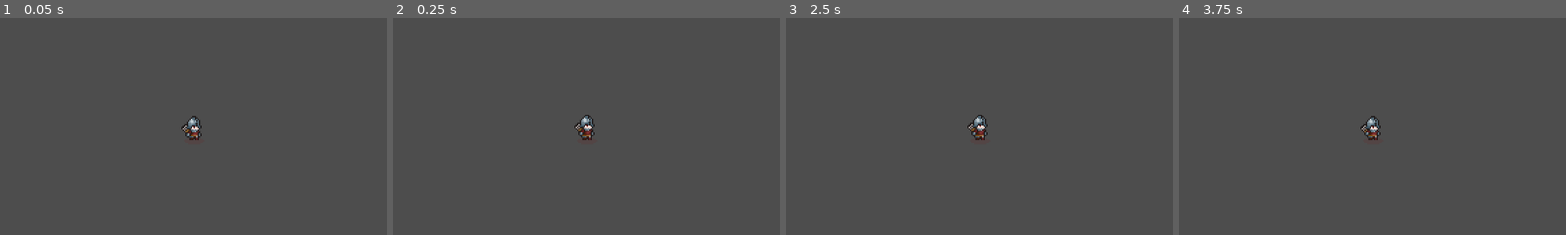
Above: before the commit, frames 1-4 (left to right).
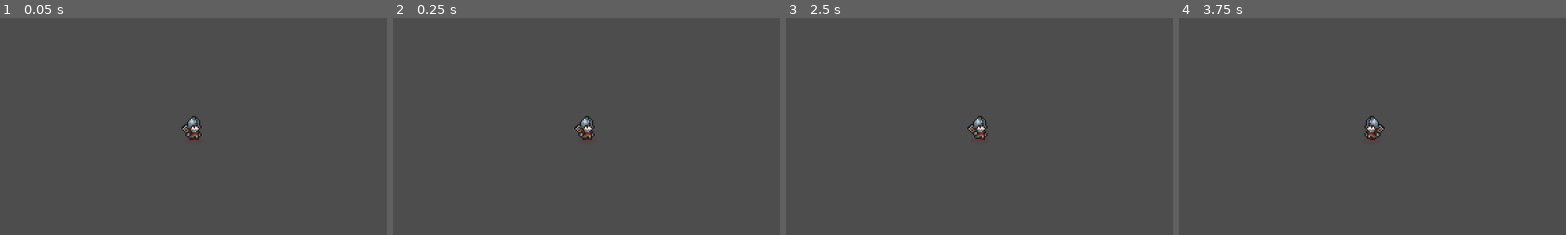
Above: after the commit, the same moments.

Repository: achemine/first_true_game
Game: Godot game, scene res://scenes/character_body_2d.tscn
Two runs of this game, one before a commit and one after it. Both use one fixed random seed, a clock stepped at 60 frames per second and the inputs below.
Inputs (mouse positions are % of the whole screen's width and height, from its top left):
- Up to frame 1 (0.05 s): no input
- Up to frame 2 (0.25 s): no input
- Up to frame 3 (2.5 s): tap Enter at 0.5, 2 s; move the mouse to (72, 45) at 0.52 s; hold D (right) 0.53-1.28 s; click (72, 45) at 0.6 s; tap Space at 1.25 s; move the mouse to (30, 55) at 1.27 s; hold S (down) 1.28-2.03 s; click (30, 55) at 1.35 s; move the mouse to (60, 28) at 2.02 s; hold D (right) from 2.03 s (still down); click (60, 28) at 2.1 s
- Up to frame 4 (3.75 s): tap Space at 2.75 s; move the mouse to (45, 70) at 2.77 s; release D (right) at 2.78 s; hold W (up) 2.78-3.53 s; click (45, 70) at 2.85 s; tap Enter at 3.5 s; move the mouse to (80, 65) at 3.52 s; hold A (left) from 3.53 s (still down); click (80, 65) at 3.6 s
The pictures show only the part of the screen within x 25-75%, y 24-74%; the shares and areas given below are measured in that part.

Frame 1 is identical in both runs. In frame 2, 0.2% of the frame differs, in the area x 46-53%, y 44-55%; in frame 3, 0.3%; in frame 4, 0.3%, in the area x 46-54%, y 45-57%.

Commit message:
pre-v0
added mouvement mecanic and simple animations ( still bugged)

Diff:
--- a/new-game-project/project.godot
+++ b/new-game-project/project.godot
@@ -10,7 +10,7 @@
 
 [application]
 
-config/name="New Game Project"
+config/name="true game"
 run/main_scene="uid://fyyoe5vf3xm1"
 config/features=PackedStringArray("4.5", "Mobile")
 config/icon="res://icon.svg"
--- /dev/null
+++ b/new-game-project/scenes/character_body_2d.gd
@@ -0,0 +1,39 @@
+extends CharacterBody2D
+
+@onready var animation_player = $player_animation
+@export var speed = 100
+
+
+func get_input():
+	var input_direction = Input.get_vector("left", "right", "up", "down")
+	var last_direction = Vector2.ZERO
+
+	#movement and flipping the caracter
+	if input_direction != Vector2.ZERO:
+		velocity = input_direction * speed
+		last_direction = input_direction
+		if last_direction.x < 0:
+			animation_player.flip_h = true
+		elif last_direction.x == 0 && animation_player.flip_h :
+			animation_player.flip_h = true
+		else:
+			animation_player.flip_h = false
+
+	else:
+		velocity = Vector2.ZERO
+	velocity = input_direction * speed
+func _physics_process(_delta):
+	get_input()
+	move_and_slide()
+
+	#animation
+	if  velocity != Vector2.ZERO :
+		if Input.is_action_just_pressed("attack"):
+			animation_player.play("attack_right")
+		else:
+			animation_player.play("run_right")
+	else:
+		if Input.is_action_just_pressed("attack"):
+			animation_player.play("attack_right")
+		else:
+			animation_player.play("idle_right")
--- a/new-game-project/scenes/character_body_2d.tscn
+++ b/new-game-project/scenes/character_body_2d.tscn
@@ -1,6 +1,6 @@
 [gd_scene load_steps=54 format=3 uid="uid://fyyoe5vf3xm1"]
 
-[ext_resource type="Script" uid="uid://lpi4dwqsr2s7" path="res://scripts/player_animation.gd" id="1_g2brh"]
+[ext_resource type="Script" uid="uid://c0r18h3f1reop" path="res://scenes/character_body_2d.gd" id="1_dn4c7"]
 [ext_resource type="Texture2D" uid="uid://wohcy5vr8w4g" path="res://assets/player/soldier_left.png" id="2_dn4c7"]
 [ext_resource type="Texture2D" uid="uid://13lyjbhqtedh" path="res://assets/player/Soldier_right.png" id="3_4vejd"]
 
@@ -384,16 +384,15 @@
 }]
 
 [sub_resource type="CircleShape2D" id="CircleShape2D_g4blw"]
-radius = 5.0
+radius = 4.0
 
 [node name="player" type="CharacterBody2D"]
-script = ExtResource("1_g2brh")
+script = ExtResource("1_dn4c7")
 
 [node name="player_animation" type="AnimatedSprite2D" parent="."]
 sprite_frames = SubResource("SpriteFrames_abs25")
 animation = &"idle_right"
 autoplay = "idle_right"
-frame_progress = 0.90955096
 
 [node name="CollisionShape2D" type="CollisionShape2D" parent="."]
 position = Vector2(0, 2)
@@ -401,3 +400,5 @@
 
 [node name="Camera2D" type="Camera2D" parent="."]
 zoom = Vector2(2, 2)
+
+[connection signal="animation_finished" from="player_animation" to="." method="_on_player_animation_animation_finished"]
--- a/new-game-project/scenes/lobby.tscn
+++ b/new-game-project/scenes/lobby.tscn
@@ -4,7 +4,8 @@
 
 [node name="lobby" type="Node2D"]
 
+[node name="Camera2D" type="Camera2D" parent="."]
+zoom = Vector2(2, 2)
+
 [node name="player" parent="." instance=ExtResource("1_o1atq")]
 position = Vector2(12, 0)
-
-[node name="Camera2D" type="Camera2D" parent="."]
--- /dev/null
+++ b/new-game-project/scenes/player_animation.gd
@@ -0,0 +1,8 @@
+
+@onready var _animated_sprite = $AnimatedSprite2D
+
+func _process(_delta):
+	if Input.is_action_pressed("right"):
+		_animated_sprite.play("run_right")
+	else:
+		_animated_sprite.stop()
--- a/new-game-project/scripts/player_animation.gd
+++ b/new-game-project/scripts/player_animation.gd
@@ -1,9 +1,19 @@
 extends CharacterBody2D
 
-@onready var _animated_sprite = $player_animation
+var max_speed = 200
+var last_direction := Vector2(1,0)
 
-func _process(_delta):
-	if Input.is_action_pressed("ui_right"):
-		_animated_sprite.play("running")
+func _physics_process(delta):
+	var direction = Input.get_vector("right","left","up","down")
+	velocity = direction * max_speed
+	move_and_slide()
+
+	if direction.length()>0 :
+		last_direction = direction
+		play_walk_animation(direction)
+
+func play_walk_animation(delta):
+	if direction.x > 0 :
+		$player_animation.play("run_right")
 	else:
-		_animated_sprite.play("idle")
+		$player_animation.play("run_left")
Not shown, added: new-game-project/scenes/character_body_2d.gd.uid
Not shown, added: new-game-project/scenes/player_animation.gd.uid
